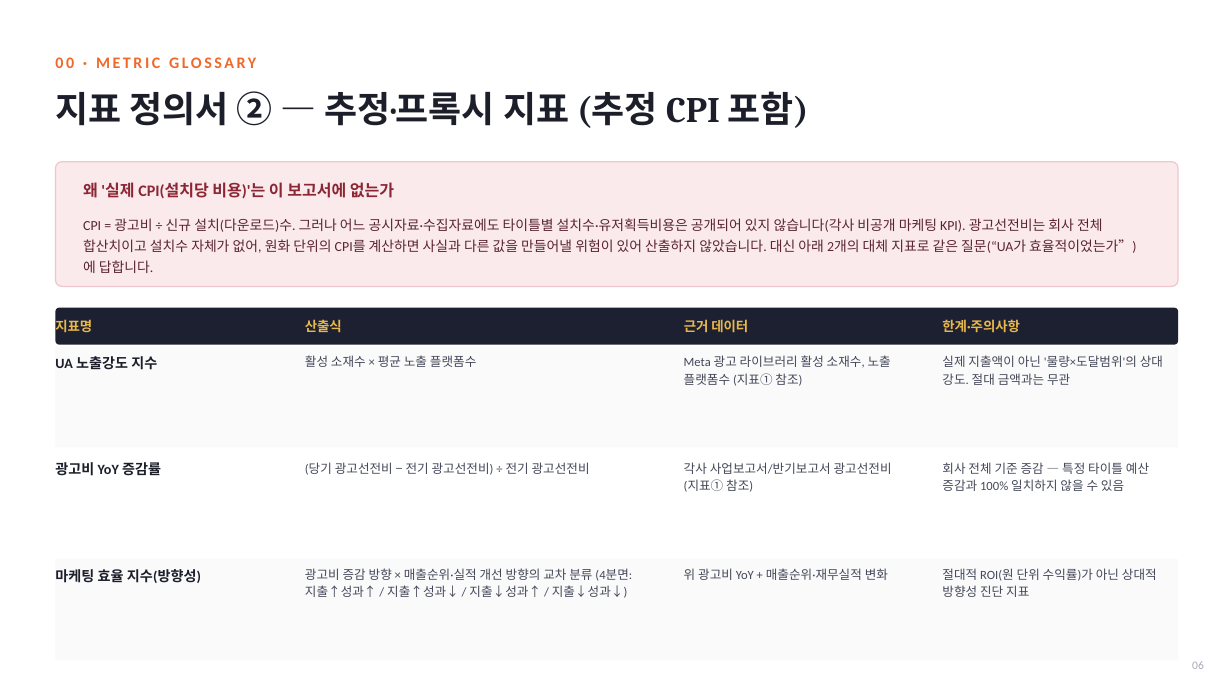
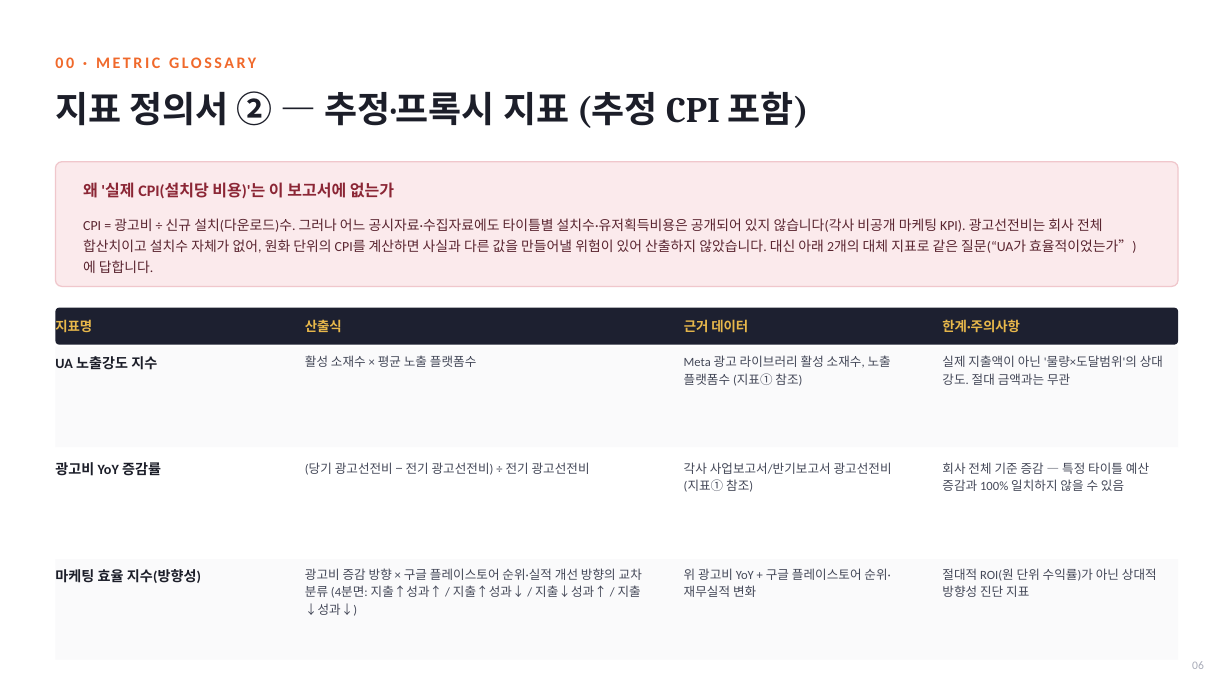
Before and after one commit to eunji9815/excel, a slide deck: slide 6 of output/메이플스토리M_UA마케팅효율_분석보고서.pptx. Drawn at 1232x693 pixels with LibreOffice and Linux fonts; fonts in the diff are those of the drawing. Boxes give left, top, right and bottom in pixels: in the first picture for what was removed or moved away, otherwise in the second. Text is boxed around its words. In the diff, an @@ line names an element or a change of style, - is before the commit and + after.

```diff
--- a/output/메이플스토리M_UA마케팅효율_분석보고서.pptx
+++ b/output/메이플스토리M_UA마케팅효율_분석보고서.pptx
@@ text at (x1=305, y1=568, x2=642, y2=616): text changed @@
-광고비 증감 방향 × 매출순위·실적 개선 방향의 교차 분류 (4분면: 지출↑성과↑ / 지출↑성과↓ / 지출↓성과↑ / 지출↓성과↓)
+광고비 증감 방향 × 구글 플레이스토어 순위·실적 개선 방향의 교차 분류 (4분면: 지출↑성과↑ / 지출↑성과↓ / 지출↓성과↑ / 지출↓성과↓)
@@ text at (x1=684, y1=568, x2=890, y2=597): text changed @@
-위 광고비 YoY + 매출순위·재무실적 변화
+위 광고비 YoY + 구글 플레이스토어 순위·재무실적 변화
```
Also in this commit, not shown: 10 other slides changed.
